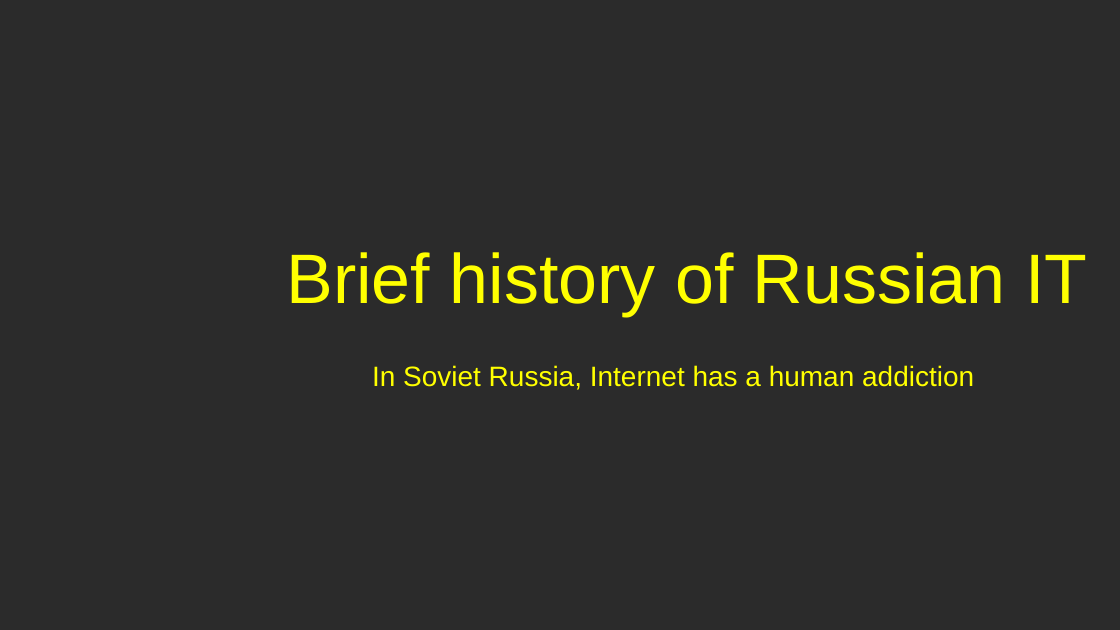
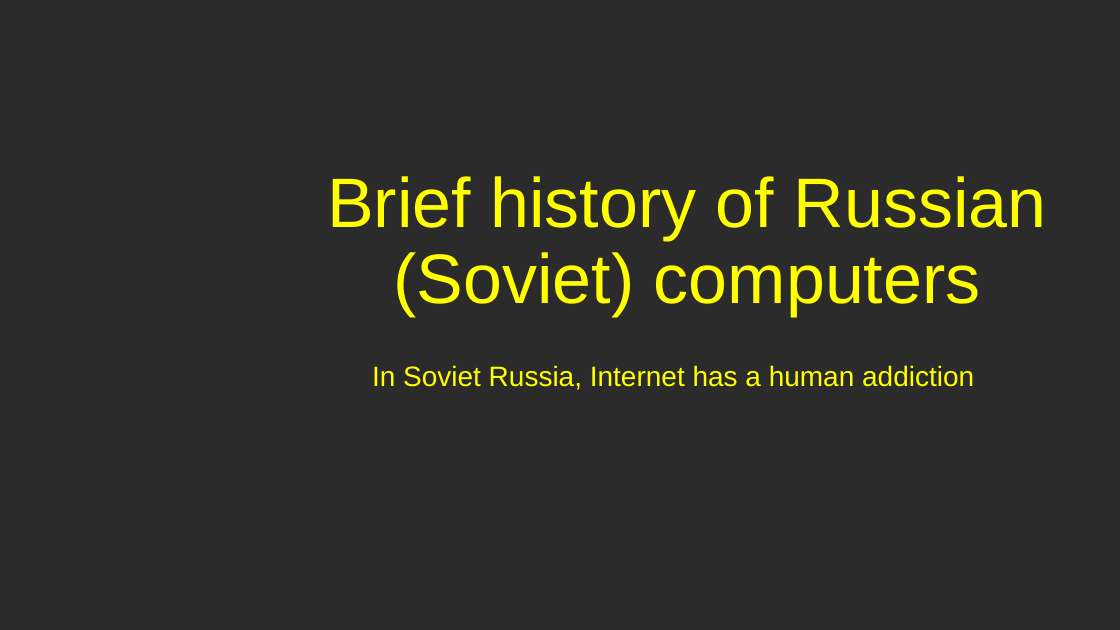
Before and after one commit to Mita57/uni_stuff, a slide deck: slide 1 of Russian Memes.pptx. Drawn at 1120x630 pixels with LibreOffice and Linux fonts; fonts in the diff are those of the drawing; background and template pictures are left out; a plain dark background stands for a picture behind light text. Boxes give left, top, right and bottom in pixels: in the first picture for what was removed or moved away, otherwise in the second. Text is boxed around its words. In the diff, an @@ line names an element or a change of style, - is before the commit and + after.

```diff
--- a/Russian Memes.pptx
+++ b/Russian Memes.pptx
@@ title at [327, 176, 1047, 316]: text changed @@
-Brief history of Russian IT
+Brief history of Russian (Soviet) computers
```
Also in this commit, not shown: 2 other slides changed, 3 slides added.
